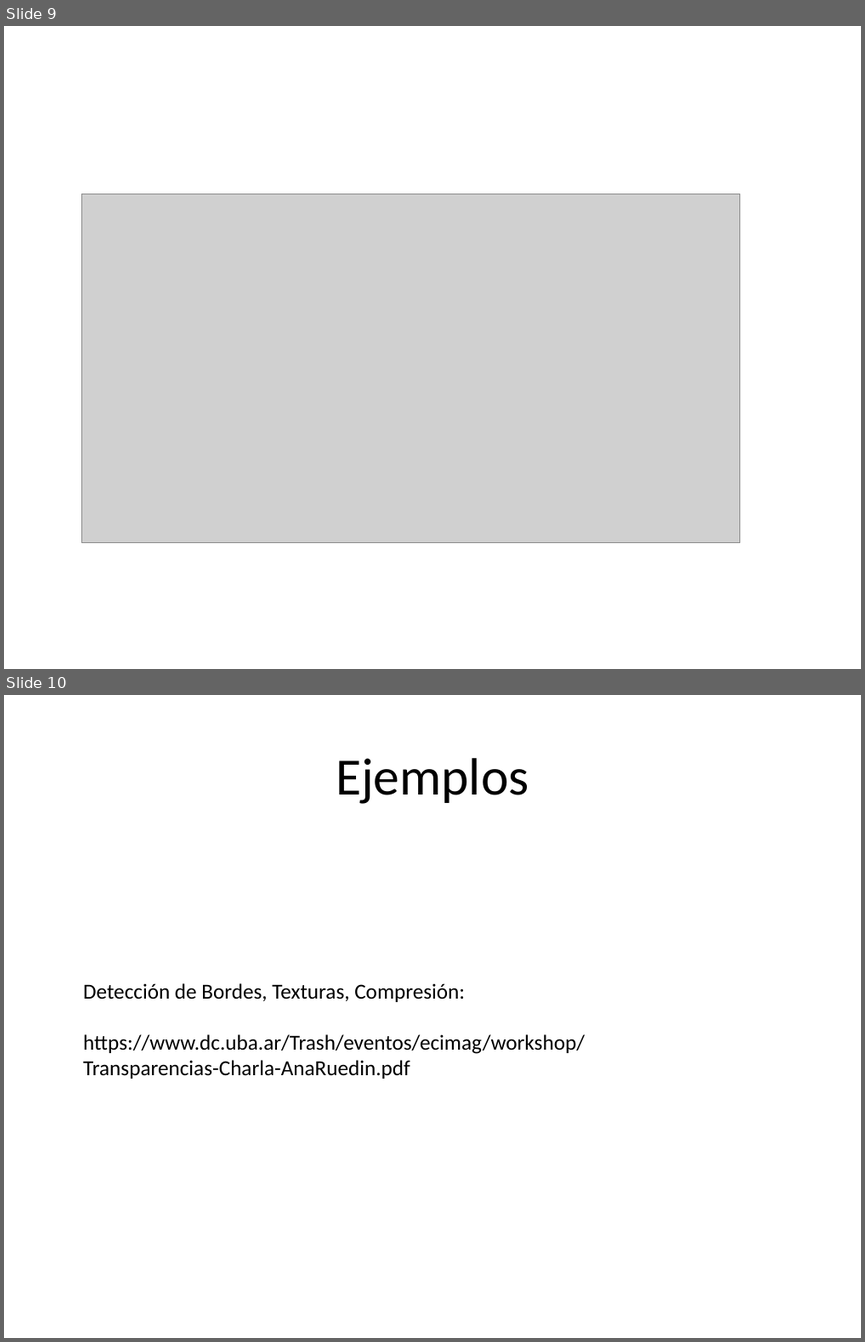
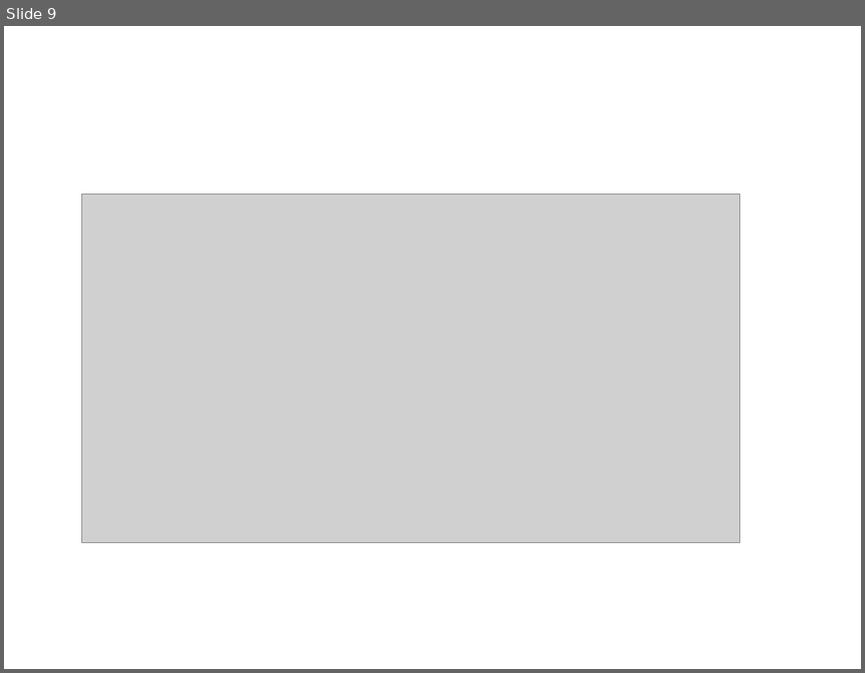
Before and after one commit to domingomery/imagenes, a slide deck: clases/Cap04_Sistemas_Lineales/presentations/IMG04_Wavelets.pptx. Shown one above the other, each under a label of ours: slides 9 and 10 before the commit, slide 9 after it. The pictures are 865x1342 and 865x673 pixels, drawn with LibreOffice and Linux fonts; fonts in the diff are those of the drawing; grey boxes stand for pictures. Boxes give left, top, right and bottom in pixels: in the first picture for what was removed or moved away, otherwise in the second. Text is boxed around its words. In the diff, an @@ line names an element or a change of style, - is before the commit and + after.

```diff
--- a/clases/Cap04_Sistemas_Lineales/presentations/IMG04_Wavelets.pptx
+++ b/clases/Cap04_Sistemas_Lineales/presentations/IMG04_Wavelets.pptx
@@ slide 10 removed at bbox=[4, 695, 861, 1338], background #FFFFFF @@
@@ title removed at bbox=[336, 758, 529, 804] @@
-Ejemplos
@@ text removed at bbox=[83, 983, 585, 1078] @@
-Detección de Bordes, Texturas, Compresión:
-https://www.dc.uba.ar/Trash/eventos/ecimag/workshop/Transparencias-Charla-AnaRuedin.pdf
```
